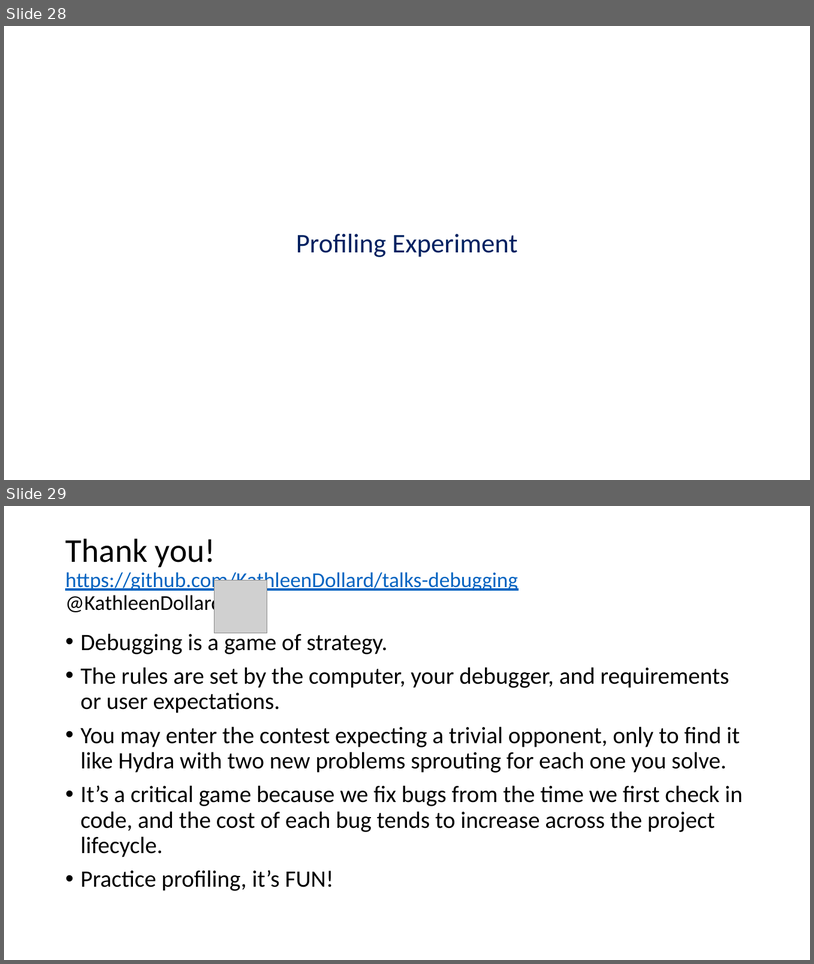
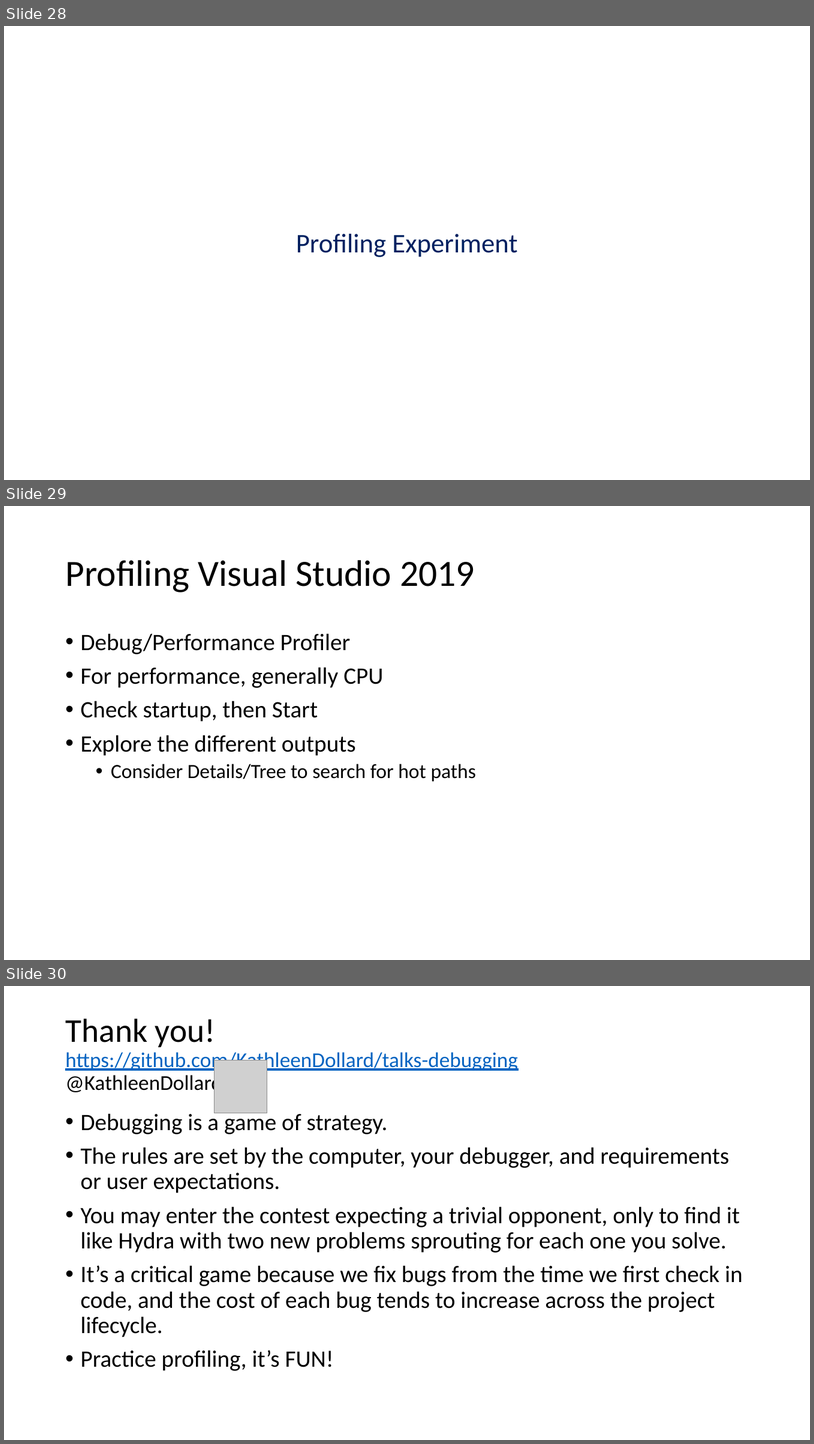
Before and after one commit to KathleenDollard/talks-debugging, a slide deck: Debugging.pptx. Shown one above the other, each under a label of ours: slides 28 and 29 before the commit, slides 28, 29 and 30 after it. The pictures are 814x964 and 814x1444 pixels, drawn with LibreOffice and Linux fonts; fonts in the diff are those of the drawing; grey boxes stand for pictures. Boxes give left, top, right and bottom in pixels: in the first picture for what was removed or moved away, otherwise in the second. Text is boxed around its words. In the diff, an @@ line names an element or a change of style, - is before the commit and + after.

```diff
--- a/Debugging.pptx
+++ b/Debugging.pptx
@@ slide 29 added at (x1=4, y1=506, x2=810, y2=960), background #FFFFFF @@
@@ title added at (x1=65, y1=560, x2=475, y2=592), 44 pt, text #000000 @@
+Profiling Visual Studio 2019
@@ text added at (x1=81, y1=633, x2=476, y2=781), 28 pt, text #000000 @@
+• Debug/Performance Profiler
+• For performance, generally CPU
+• Check startup, then Start
+• Explore the different outputs
+  • Consider Details/Tree to search for hot paths
@@ what was slide 29 is now slide 30 @@
```
Also in this commit, not shown: 2 slides changed, 3 other files.
